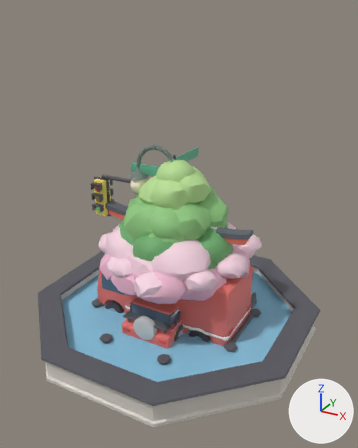
Before and after pictures for a commit that changed the glTF model assets/models/CityKit.glb.
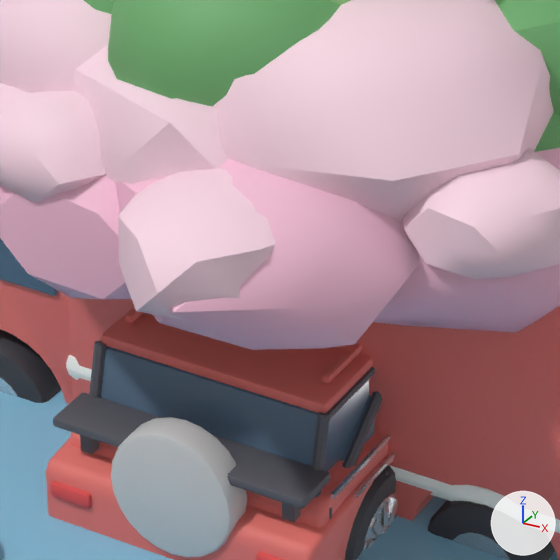
The first picture shows the older version from a 50 mm camera at (20.8, -37.0, 29.5) aimed at (0.9, -0.7, 11.3). The close-ups show the older and then the newer version on the part from 32% to 59% of the width and 54% to 76% of the height of that picture. Only the edits that show in the close-ups are written down. Every picture has the same lights, and +X, +Y and +Z are marked at lower right. Where no turn or scale is listed for an object, it has been applied to the vertices.

Before the edit, the objects in view are built like this:
```python
me_musclecar_rim = bpy.data.meshes.new('MuscleCar_Rim')
me_musclecar_rim.from_pydata(...)  # 448 vertices, 784 faces; spans x -2.61..2.61, y -4.18..4.18, z -0.75..0.75
me_musclecar_rim.materials.append(mat_rim)  # light grey #dadbdf
me_sakura_blossom1 = bpy.data.meshes.new('Sakura_Blossom1')
me_sakura_blossom1.from_pydata(...)  # 420 vertices, 800 faces; spans x -7.6..7.6, y -7.3..7.3, z -2.1..2.1
me_sakura_blossom1.materials.append(mat_blossom1)  # pink #f5bfd6
me_suv_spare = bpy.data.meshes.new('SUV_Spare')
me_suv_spare.from_pydata(...)  # 144 vertices, 284 faces; spans x -1.14..1.14, y -0.3..0.3, z -1.14..1.14
me_suv_spare.materials.append(mat_spare)  # light grey #cbcbcb
ob_musclecar_rim = bpy.data.objects.new('MuscleCar_Rim', me_musclecar_rim)
ob_musclecar_rim.location = (0.0, 0.06, 1.17)
ob_sakura_blossom1 = bpy.data.objects.new('Sakura_Blossom1', me_sakura_blossom1)
ob_sakura_blossom1.location = (-0.1, -0.33, 7.38)
ob_suv_spare = bpy.data.objects.new('SUV_Spare', me_suv_spare)
ob_suv_spare.location = (0.0, -5.55, 2.65)
# also in view: 'SUV_Body' at (0.0, 0.0, 2.5); 'FoodTruck_Rim' at (-0.6, 0.0, 1.1); 'SUV_Glass' at (0.0, -1.2, 3.5); 'TreeTall_Leaves1' at (0.3, -0.1, 9.8); 'MuscleCar_Trim' at (0.0, -0.6, 2.3)
```
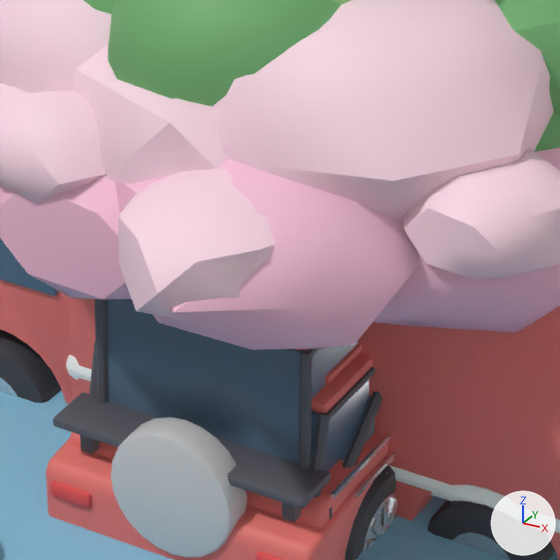
Where the change shows, as pixel boxes [x1, y1, x2, y2] in the close-ups (560 x 560 px):
'Van_Glass', added (blue): after [106, 299, 358, 463]
'Van_Trim', added (mostly hidden): after [95, 299, 320, 469]
'SUV_Body', unchanged, covered by the edit: before [69, 307, 388, 528]; after [69, 344, 388, 528]
'SUV_Glass', unchanged, covered by the edit: before [100, 346, 369, 472]; after [311, 380, 369, 472]

Edits to the bpy script that builds the scene:
```text
Add me_van_trim:
    me_van_trim.from_pydata(...)  # 144 vertices, 232 faces; spans x -2.22..2.22, y -4.72..4.72, z -2.22..2.22
    me_van_trim.materials.append(mat_trim)  # dark grey #595961
Add me_van_glass:
    me_van_glass.from_pydata(...)  # 56 vertices, 108 faces; spans x -1.85..1.85, y -4.51..4.51, z -1.34..1.34
    me_van_glass.materials.append(mat_glass)  # blue #596f86
Add ob_van_trim:
    ob_van_trim = bpy.data.objects.new('Van_Trim', me_van_trim)
    ob_van_trim.location = (0.0, -0.41, 3.15)
Add ob_van_glass:
    ob_van_glass = bpy.data.objects.new('Van_Glass', me_van_glass)
    ob_van_glass.location = (0.0, -0.34, 3.94)
```
